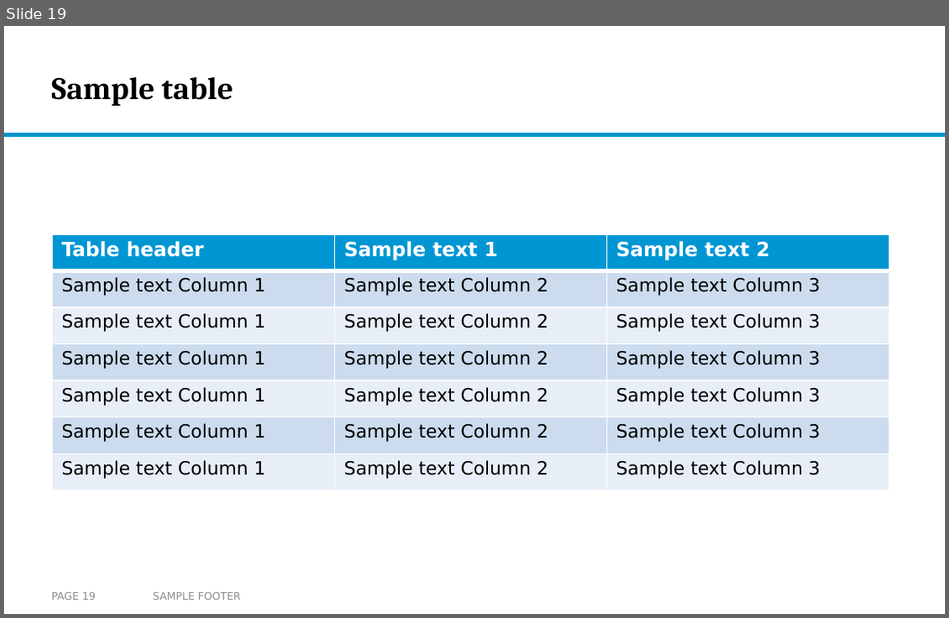
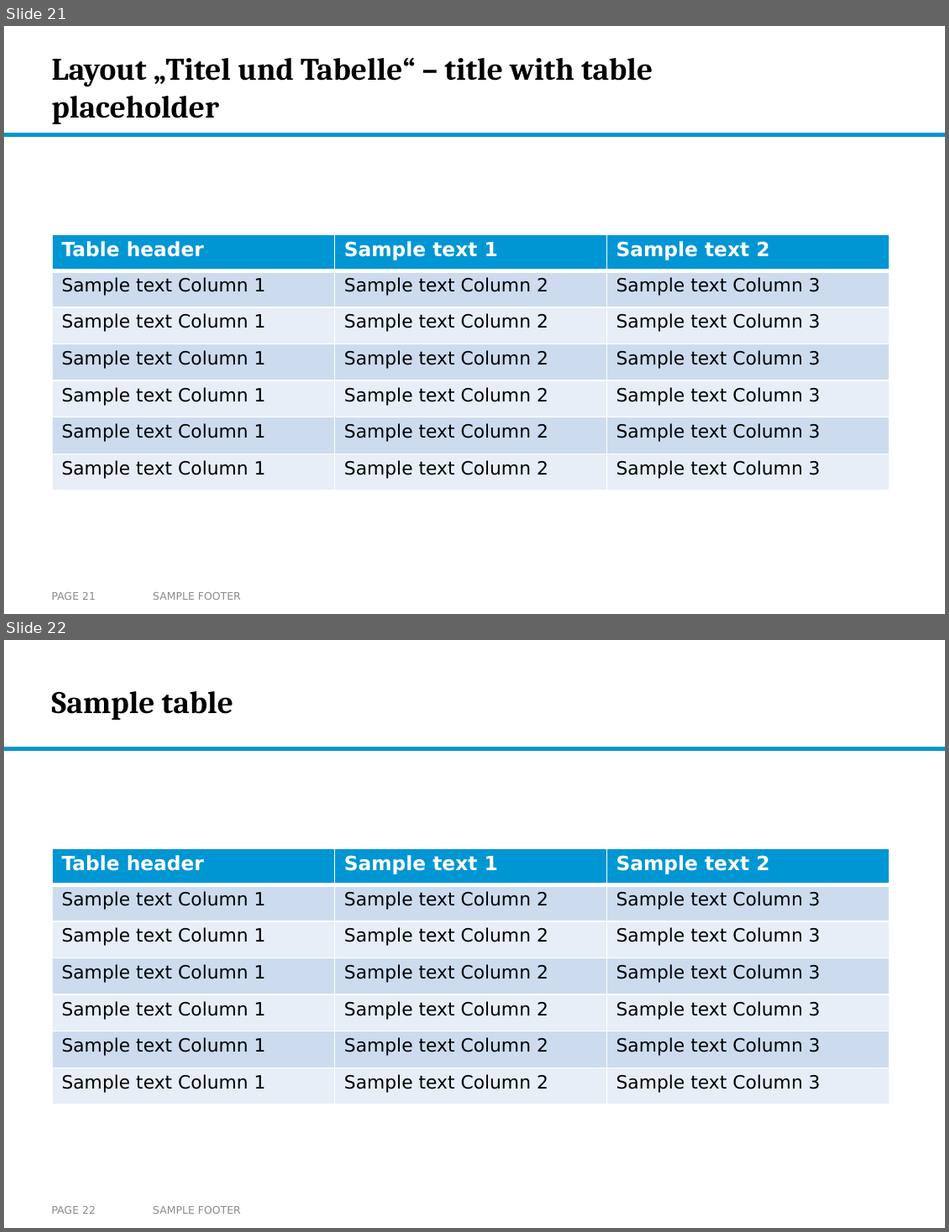
Before and after one commit to arnefloh-wu/ib-business-projects, a slide deck: WT26-27/template.pptx. Shown one above the other, each under a label of ours: slide 19 before the commit, slides 21 and 22 after it. The pictures are 949x618 and 949x1232 pixels, drawn with LibreOffice and Linux fonts; fonts in the diff are those of the drawing; background and template pictures are left out. Boxes give left, top, right and bottom in pixels: in the first picture for what was removed or moved away, otherwise in the second. Text is boxed around its words. In the diff, an @@ line names an element or a change of style, - is before the commit and + after.

```diff
--- a/WT26-27/template.pptx
+++ b/WT26-27/template.pptx
@@ slide 21 added at box(4, 26, 945, 614), background #FFFFFF; not listed: 1 template element that a slide beside it also shows @@
@@ title added at box(52, 58, 652, 124), 24 pt, text #000000, bold @@
+Layout „Titel und Tabelle“ – title with table placeholder
@@ table added at box(52, 234, 889, 491), 7 rows, 3 columns @@
+Table header | Sample text 1 | Sample text 2
+Sample text Column 1 | Sample text Column 2 | Sample text Column 3
+Sample text Column 1 | Sample text Column 2 | Sample text Column 3
+Sample text Column 1 | Sample text Column 2 | Sample text Column 3
+Sample text Column 1 | Sample text Column 2 | Sample text Column 3
+Sample text Column 1 | Sample text Column 2 | Sample text Column 3
+Sample text Column 1 | Sample text Column 2 | Sample text Column 3
@@ page number added at box(52, 592, 96, 600), 8 pt, text #8C8C8C @@
+PAGE 21
@@ text added at box(153, 592, 241, 600), 8 pt, text #8C8C8C @@
+SAMPLE FOOTER
@@ what was slide 19 is now slide 22 @@
@@ page number at box(52, 1206, 96, 1214): text changed @@
-PAGE 19
+PAGE 22
```
Also in this commit, not shown: 2 other slides added, 2 other files.
